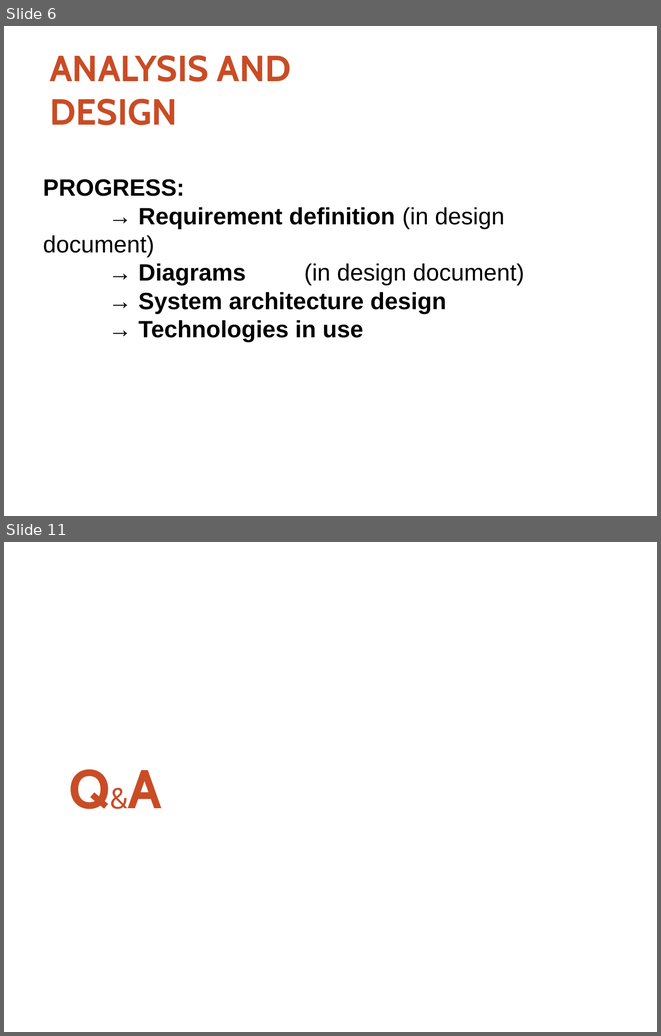
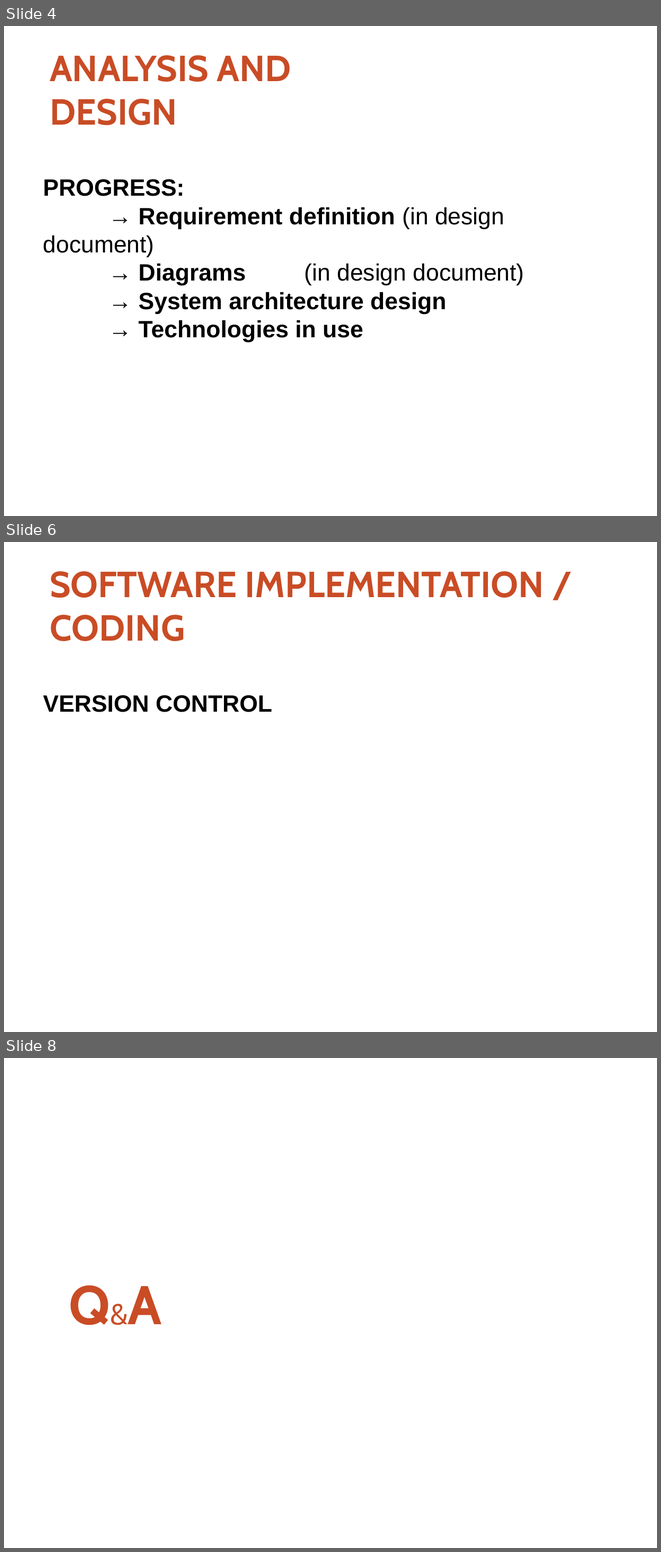
Before and after one commit to thoatran/iCT-Flashcard, a slide deck: docs/ReportSlides.pptx. Shown one above the other, each under a label of ours: slides 6 and 11 before the commit, slides 4, 6 and 8 after it; the slides between them are not shown. The pictures are 661x1036 and 661x1552 pixels, drawn with LibreOffice and Linux fonts; fonts in the diff are those of the drawing; background and template pictures are left out. Boxes give left, top, right and bottom in pixels: in the first picture for what was removed or moved away, otherwise in the second. Text is boxed around its words. In the diff, an @@ line names an element or a change of style, - is before the commit and + after.

```diff
--- a/docs/ReportSlides.pptx
+++ b/docs/ReportSlides.pptx
@@ slide 6 added at (4, 542, 657, 1032), background #FFFFFF @@
@@ text added at (50, 571, 544, 641), 40 pt, text #C94C25, bold @@
+SOFTWARE IMPLEMENTATION / CODING
@@ text added at (43, 695, 272, 712), 26 pt, text #000000, bold @@
+VERSION CONTROL
@@ what was slide 6 is now slide 4 @@
@@ what was slide 11 is now slide 8 @@
```
Also in this commit, not shown: 2 slides changed, 1 other slide added, 5 slides removed, 2 other files.
